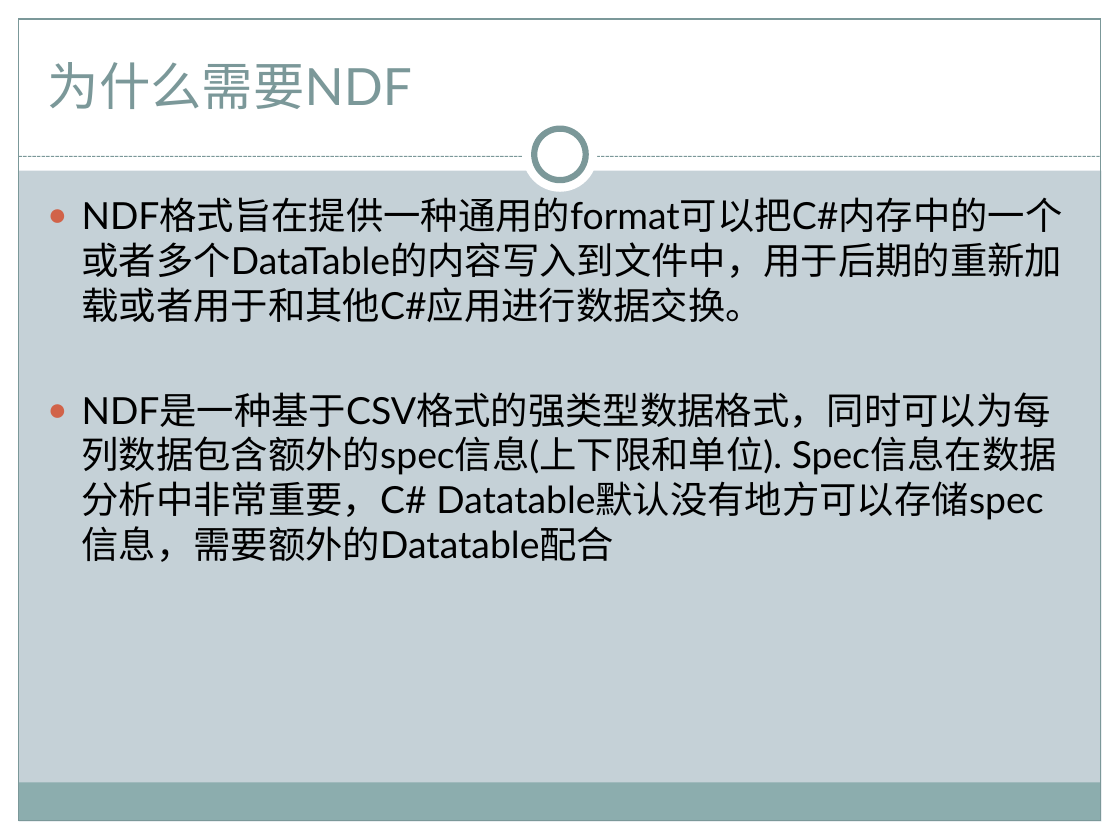
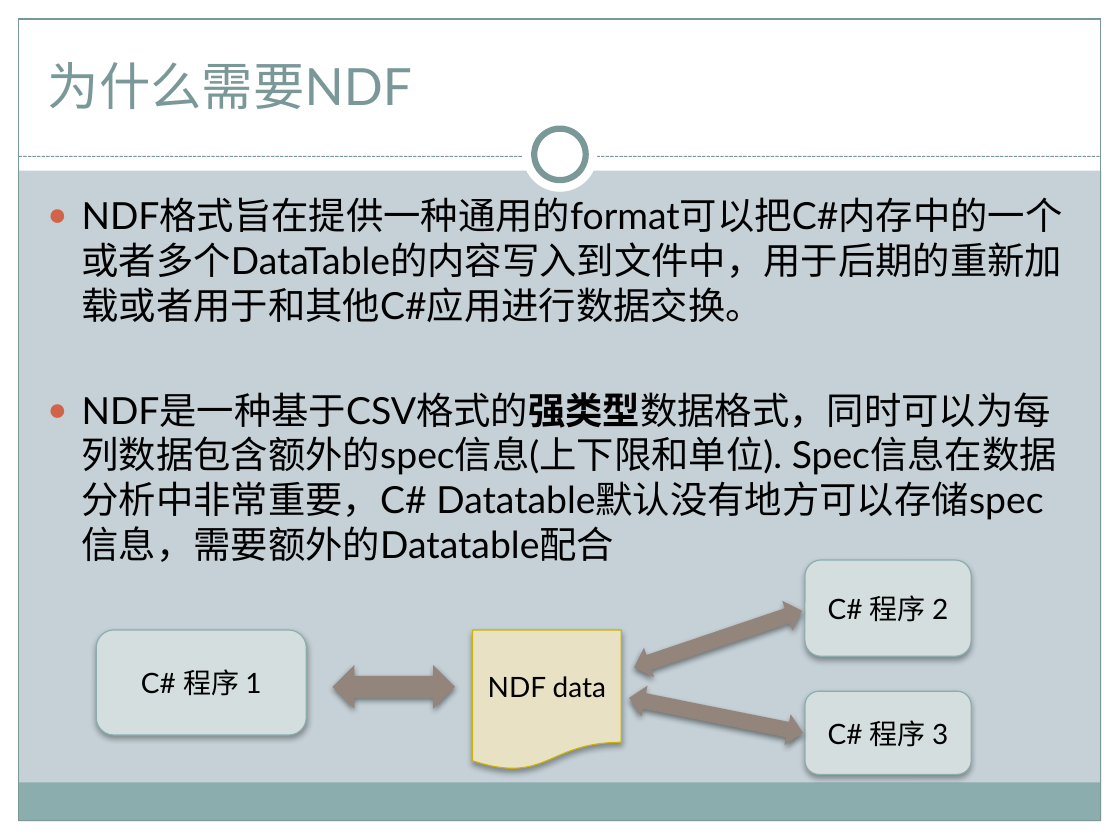
Before and after one commit to nornion/NDF_Format, a slide deck: slide 2 of NDF_Introduction.pptx. Drawn at 1120x840 pixels with LibreOffice and Linux fonts; fonts in the diff are those of the drawing. Boxes give left, top, right and bottom in pixels: in the first picture for what was removed or moved away, otherwise in the second. Text is boxed around its words. In the diff, an @@ line names an element or a change of style, - is before the commit and + after.

```diff
--- a/NDF_Introduction.pptx
+++ b/NDF_Introduction.pptx
@@ text at [82, 392, 1051, 562]: bold on in "NDF是一种基于CSV格式的强类型数据格式，同时可以为每列数据包含额外的spec信息(上下限和单位)." @@
@@ rounded rectangle added at [805, 560, 971, 656], fill #D5DFDF, outline #8CADAE 0.75 pt, 18 pt, text #000000 @@
+C# 程序 2
@@ left right arrow added at [629, 596, 807, 683], fill #95867D @@
@@ rounded rectangle added at [96, 631, 307, 736], fill #D5DFDF, outline #8CADAE 0.75 pt, 18 pt, text #000000 @@
+C# 程序 1
@@ flow chart document added at [473, 631, 622, 771], fill #EAE1C5, outline #CCB400 0.75 pt, 18 pt, text #000000 @@
+NDF data
@@ left right arrow added at [333, 665, 455, 709], fill #95867D @@
@@ left right arrow added at [626, 683, 806, 748], fill #95867D @@
@@ rounded rectangle added at [805, 691, 971, 774], fill #D5DFDF, outline #8CADAE 0.75 pt, 18 pt, text #000000 @@
+C# 程序 3
```
Also in this commit, not shown: 1 other slide changed, 6 slides added, 1 slide removed, 1 other file.
